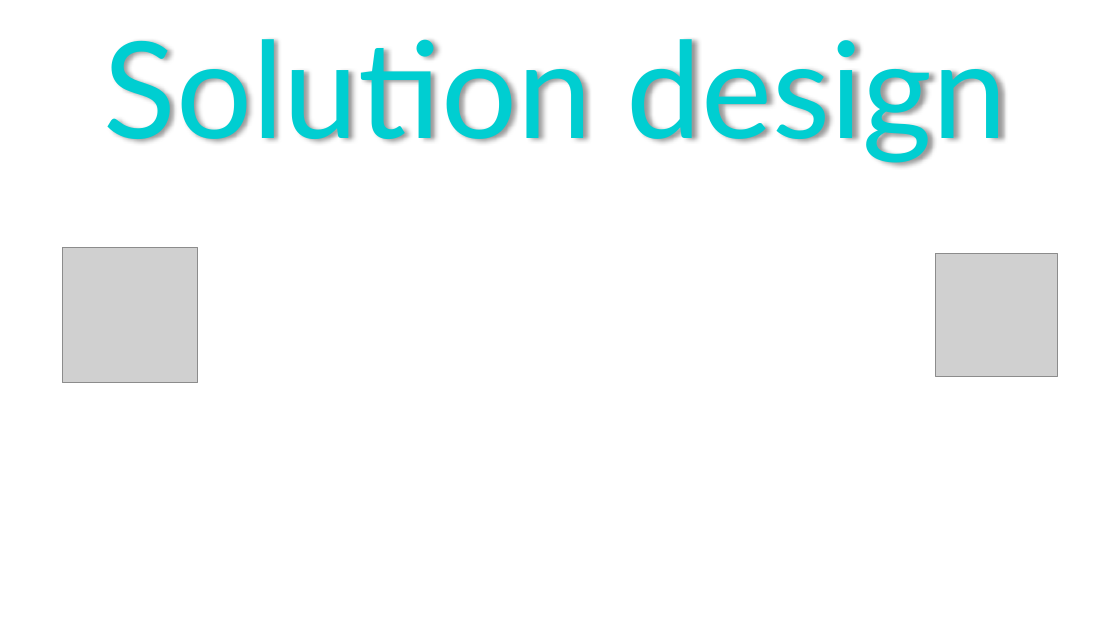
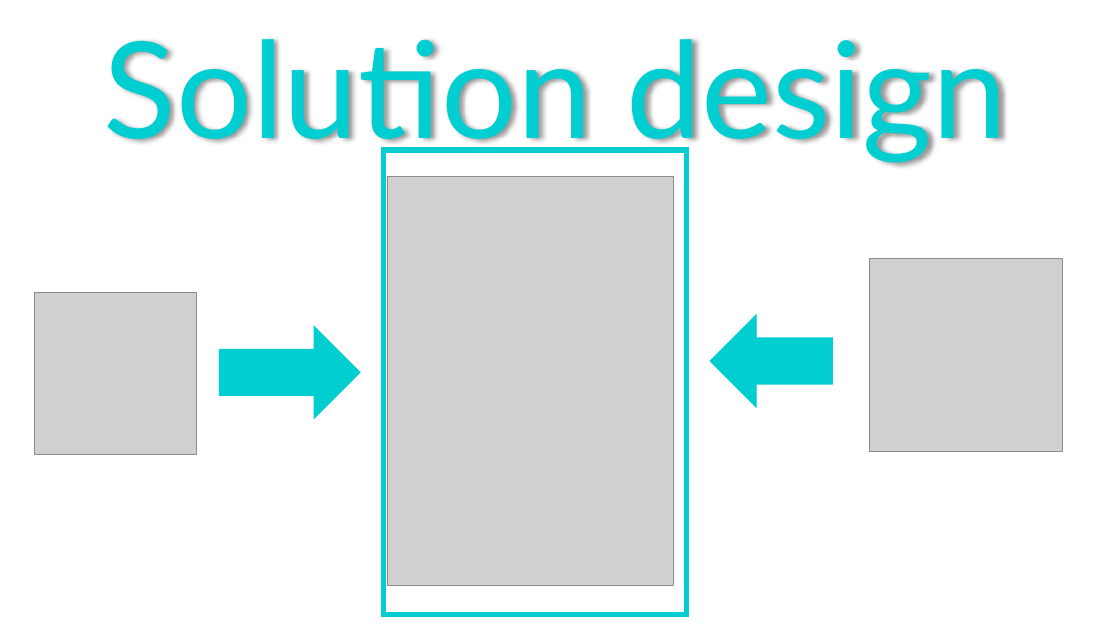
Before and after one commit to HarmanM/SuperPoints, a slide deck: slide 3 of Phase 2 Hand-in/4900 Presentation Group 9.pptx. Drawn at 1120x630 pixels with LibreOffice and Linux fonts; fonts in the diff are those of the drawing; grey boxes stand for pictures. Boxes give left, top, right and bottom in pixels: in the first picture for what was removed or moved away, otherwise in the second. Text is boxed around its words. In the diff, an @@ line names an element or a change of style, - is before the commit and + after.

Commit message:
oliver sucks at making images

```diff
--- a/Phase 2 Hand-in/4900 Presentation Group 9.pptx
+++ b/Phase 2 Hand-in/4900 Presentation Group 9.pptx
@@ rectangle added at box(383, 150, 686, 615), outline #00CED1 4.5 pt @@
@@ picture added at box(387, 176, 674, 586) @@
@@ picture: place and size @@
-picture at box(62, 247, 197, 382)
+picture at box(870, 258, 1063, 451)
@@ picture: place and size @@
-picture at box(936, 254, 1059, 376)
+picture at box(34, 292, 196, 454)
@@ right arrow added at box(219, 327, 360, 418), fill #00CED1, outline #00CED1 1 pt @@
@@ right arrow added at box(710, 315, 832, 407), fill #00CED1, outline #00CED1 1 pt @@
```
Also in this commit, not shown: 2 other slides changed, 3 slides added.
